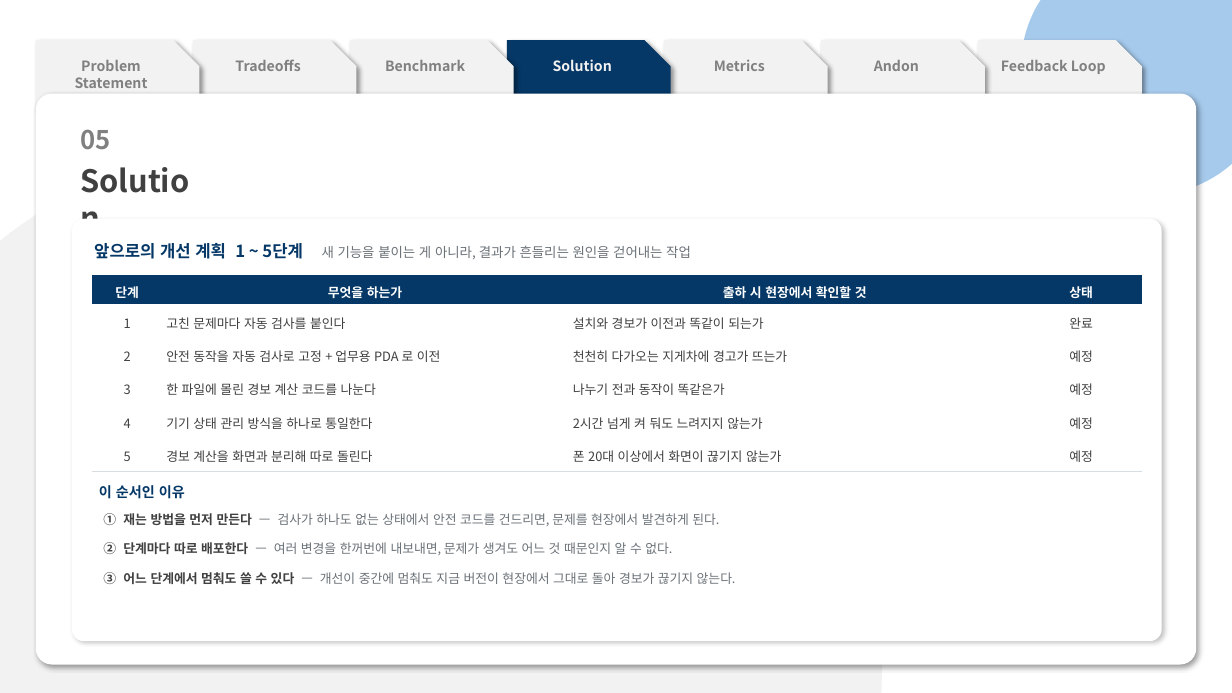
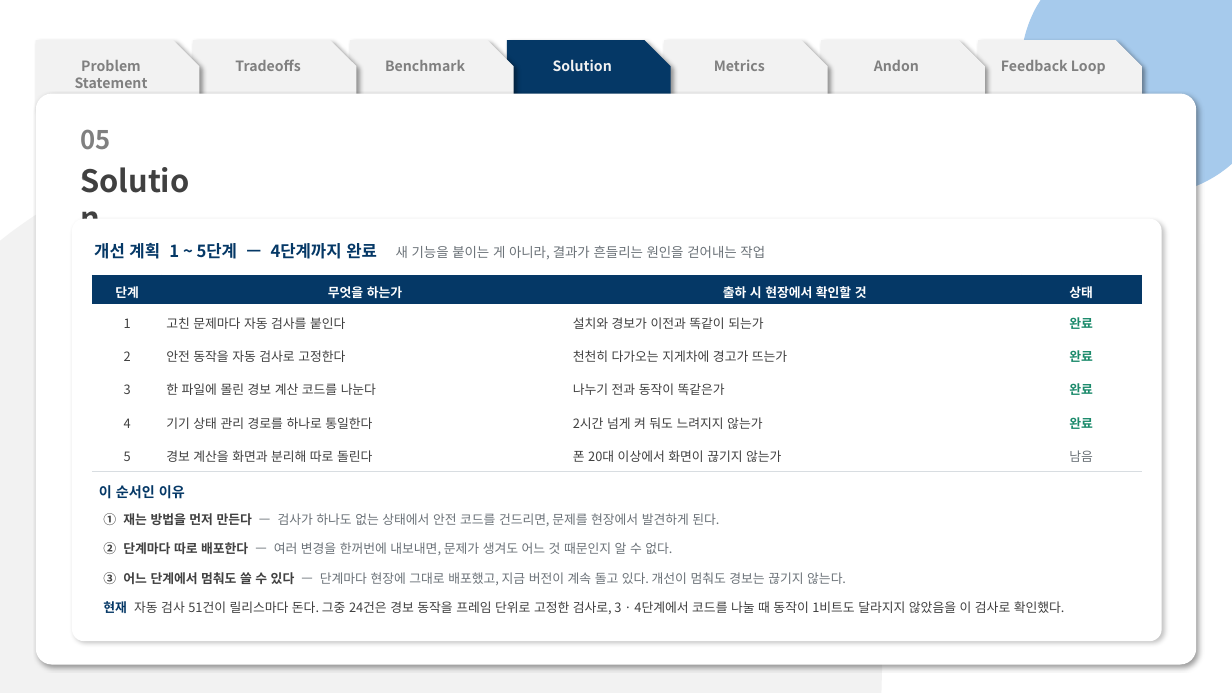
Before and after one commit to pslymzero-cyber/SafeAlert, a slide deck: slide 11 of docs/presentation/contest/SafeAlert_CouSolve_Contest.pptx. Drawn at 1232x693 pixels with LibreOffice and Linux fonts; fonts in the diff are those of the drawing. Boxes give left, top, right and bottom in pixels: in the first picture for what was removed or moved away, otherwise in the second. Text is boxed around its words. In the diff, an @@ line names an element or a change of style, - is before the commit and + after.

```diff
--- a/docs/presentation/contest/SafeAlert_CouSolve_Contest.pptx
+++ b/docs/presentation/contest/SafeAlert_CouSolve_Contest.pptx
@@ text at bbox=[94, 243, 765, 259]: text changed @@
-앞으로의 개선 계획 1 ~ 5단계 새 기능을 붙이는 게 아니라, 결과가 흔들리는 원인을 걷어내는 작업
+개선 계획 1 ~ 5단계 — 4단계까지 완료 새 기능을 붙이는 게 아니라, 결과가 흔들리는 원인을 걷어내는 작업
@@ table at bbox=[92, 275, 1141, 471] @@
-row 3, column 2: 안전 동작을 자동 검사로 고정 + 업무용 PDA 로 이전
+row 3, column 2: 안전 동작을 자동 검사로 고정한다
-row 3, column 4: 예정
+row 3, column 4: 완료
-row 4, column 4: 예정
+row 4, column 4: 완료
-row 5, column 2: 기기 상태 관리 방식을 하나로 통일한다
+row 5, column 2: 기기 상태 관리 경로를 하나로 통일한다
-row 5, column 4: 예정
+row 5, column 4: 완료
-row 6, column 4: 예정
+row 6, column 4: 남음
@@ text colour #404040 to #1B8A6B, bold on in "완료" @@
@@ text at bbox=[103, 572, 846, 585]: text changed @@
-③ 어느 단계에서 멈춰도 쓸 수 있다 — 개선이 중간에 멈춰도 지금 버전이 현장에서 그대로 돌아 경보가 끊기지 않는다.
+③ 어느 단계에서 멈춰도 쓸 수 있다 — 단계마다 현장에 그대로 배포했고, 지금 버전이 계속 돌고 있다. 개선이 멈춰도 경보는 끊기지 않는다.
@@ text added at bbox=[103, 601, 1064, 614], 10 pt, text #404040 @@
+현재 자동 검사 51건이 릴리스마다 돈다. 그중 24건은 경보 동작을 프레임 단위로 고정한 검사로, 3 · 4단계에서 코드를 나눌 때 동작이 1비트도 달라지지 않았음을 이 검사로 확인했다.
```
Also in this commit, not shown: 3 other slides changed, 2 other files.
